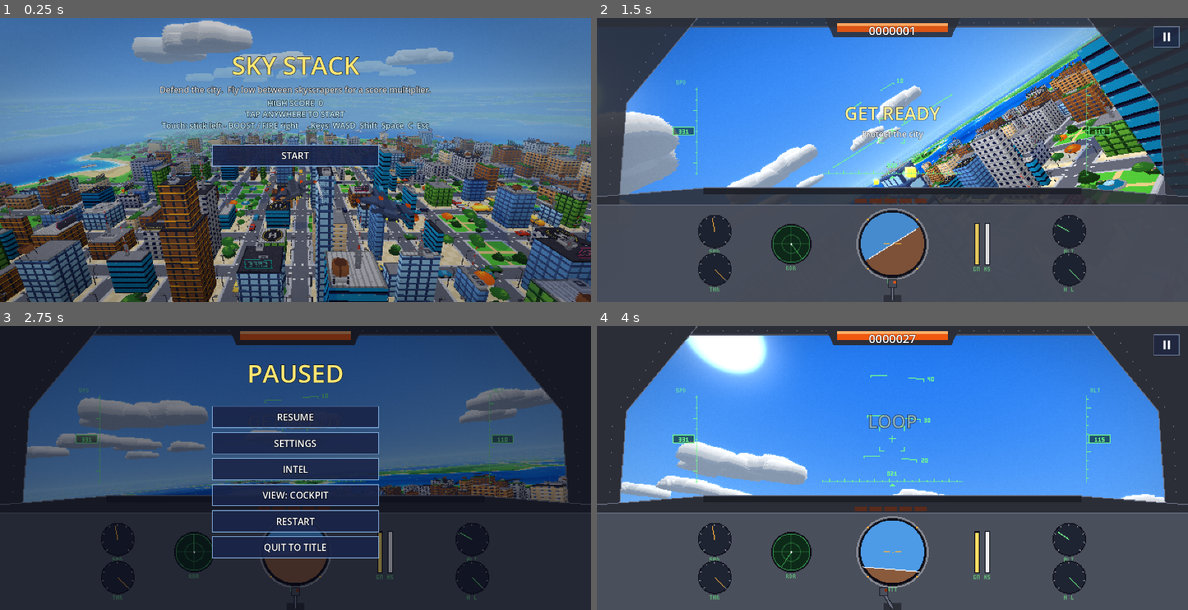
Above: before the commit, frames 1-4 (two rows, left to right).
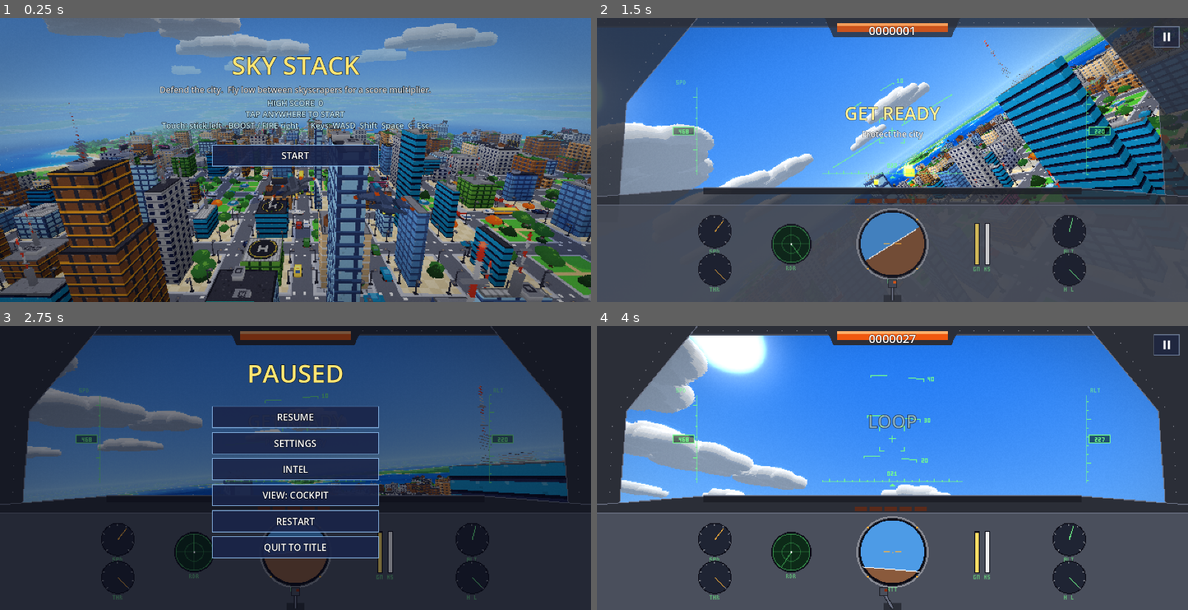
Above: after the commit, the same moments.

Repository: andriiolshevskyi7-hash/sky-stack
Game: Godot game, scene res://main.tscn
Two runs of this game, one before a commit and one after it. Both use one fixed random seed, a clock stepped at 60 frames per second and the inputs below.
Inputs (mouse positions are in pixels of both pictures, inside the frame that each line leads up to):
- Up to frame 1 (0.25 s): no input
- Up to frame 2 (1.5 s): tap Enter at 0.5 s; move the mouse to (1022, 145) at 0.52 s; hold D 0.53-1.25 s; tap C at 0.6 s; click (1022, 145) at 0.67 s; tap Space at 0.77 s; drag from (774, 174) to (862, 216) at 1.27 s
- Up to frame 3 (2.75 s): move the mouse to (354, 405) at 2.02 s; hold D from 2.03 s (still down); tap P at 2.1 s
- Up to frame 4 (4 s): release D at 2.75 s; tap Space at 2.75, 3.77 s; drag from (862, 524) to (715, 425) at 2.77 s; move the mouse to (1069, 510) at 3.52 s; hold A from 3.53 s (still down); tap L at 3.6 s

The runs differ from the first frame. In frame 1, 57% of the frame differs, in the area x 0-100%, y 0-100%; in frame 2, 19%; in frame 3, 6.9%; in frame 4, 5.6%.

Commit message:
World scale x2: city, props, traffic, islands, altitudes
- City chunks are generated in virtual units and rendered at scale 2, so
  buildings, roads, blocks, trees, lamps and props are twice as big while
  the jet keeps its size; collision/roof/chimney data converted to world
- Cars, buses, boats and ships drawn at scale 2 with doubled lanes/speeds;
  island map, forests and cloud field twice as large
- Altitudes scaled: cruise 220, ceiling 3000, ground clearance 14, low-flying
  below 150, cloud layer ~560, cloud shadows and searchlights rescaled;
  default speed 130 (saved settings migrated)
- Static props draw an in-between slice (no gaps up close); fog/far plane,
  terrain plane and streaming focus extended
- Overhead view dissolves clouds above the jet completely

Co-Authored-By: Claude Opus 5.5 <noreply@anthropic.com>
Claude-Session: https://claude.ai/code/session_01L9hRBCRnnnxvoWgFDdSWFJ

Diff:
--- a/scripts/chunk_manager.gd
+++ b/scripts/chunk_manager.gd
@@ -23,7 +23,7 @@
 
 
 func _key_at(x: float, z: float) -> Vector2i:
-	return Vector2i(floori(x / CityGen.CHUNK), floori(z / CityGen.CHUNK))
+	return Vector2i(floori(x / CityGen.WCHUNK), floori(z / CityGen.WCHUNK))
 
 
 func wanted_keys() -> Array[Vector2i]:
@@ -109,7 +109,15 @@
 
 func _finish(data: Dictionary) -> void:
 	var k: Vector2i = data["key"]
+	# geometry is in virtual units: render the chunk at world scale and convert
+	# the gameplay data (boxes, roofs, chimneys) to world units
+	for arr_name in ["boxes", "roofs", "chimneys"]:
+		var a: PackedFloat32Array = data[arr_name]
+		for i in a.size():
+			a[i] *= CityGen.S
+		data[arr_name] = a
 	var node := Node3D.new()
+	node.scale = Vector3.ONE * CityGen.S
 	node.name = "Chunk_%d_%d" % [k.x, k.y]
 	if not data["ground"].is_empty():
 		node.add_child(_mesh_node(data["ground"], Stacks.ground_mat, "Ground"))
@@ -140,9 +148,9 @@
 			var kk := k + Vector2i(dx, dz)
 			if not chunks.has(kk):
 				continue
-			var cx0 := kk.x * CityGen.CHUNK
-			var cz0 := kk.y * CityGen.CHUNK
-			if x + r + 2.0 < cx0 or x - r - 2.0 > cx0 + CityGen.CHUNK or z + r + 2.0 < cz0 or z - r - 2.0 > cz0 + CityGen.CHUNK:
+			var cx0 := kk.x * CityGen.WCHUNK
+			var cz0 := kk.y * CityGen.WCHUNK
+			if x + r + 2.0 < cx0 or x - r - 2.0 > cx0 + CityGen.WCHUNK or z + r + 2.0 < cz0 or z - r - 2.0 > cz0 + CityGen.WCHUNK:
 				continue
 			var b: PackedFloat32Array = chunks[kk]["data"]["boxes"]
 			var ids: PackedInt64Array = chunks[kk]["data"]["ids"]
--- a/scripts/city_gen.gd
+++ b/scripts/city_gen.gd
@@ -12,8 +12,14 @@
 const LOT := 48.0
 const CHUNK := 256.0
 const BPC := 4
-const JET_ALT := 110.0 # default cruise altitude (above almost every roof)
-const LOW_ALT := 75.0 # below this you are "low flying" between towers
+## The city is generated in "virtual" units and every chunk is rendered at
+## scale S, so the whole world (buildings, roads, props, islands) is S times
+## bigger than the jet. Gameplay code works in world units (the *_w helpers).
+const S := 2.0
+const WBLOCK := 64.0 * S
+const WCHUNK := 256.0 * S
+const JET_ALT := 220.0 # world: default cruise altitude (above almost every roof)
+const LOW_ALT := 150.0 # world: below this you are "low flying" between towers
 
 ## Island heightmap: 256x256 bytes tiling every 256*24 world units. 0.5 = sea
 ## level. Shared with the GPU (global "island_tex") so land/water always match.
@@ -153,6 +159,15 @@
 	return lerpf(a, b, fz) / 255.0
 
 
+## World-unit versions for gameplay code.
+static func island_hw(x: float, z: float) -> float:
+	return island_h(x / S, z / S)
+
+
+static func is_water_w(x: float, z: float) -> bool:
+	return island_h(x / S, z / S) < SEA
+
+
 static func is_land(x: float, z: float, margin: float = 0.0) -> bool:
 	return island_h(x, z) > SAND_TOP + margin
 
@@ -297,7 +312,7 @@
 
 
 static func _stack(cb: Build, sheet: String, variant: int, pos: Vector3, yaw: float, scale: float = 1.0, tint: Color = Color.WHITE) -> void:
-	cb.p.add_stack(cb.sheets[sheet], variant, pos, yaw, scale, tint)
+	cb.p.add_stack(cb.sheets[sheet], variant, pos, yaw, scale, tint, 2)
 
 
 static func _glow(cb: Build, x: float, z: float, size: float, col: Color) -> void:
@@ -457,7 +472,7 @@
 		]
 		for s in spots:
 			var yaw := atan2(-s[3], s[2])
-			cb.p.add_stack(lamp, 0, Vector3(s[0], 0.2, s[1]), yaw, 1.0, Color.WHITE)
+			cb.p.add_stack(lamp, 0, Vector3(s[0], 0.2, s[1]), yaw, 1.0, Color.WHITE, 2)
 			_glow(cb, s[0] + s[2] * 3.5, s[1] + s[3] * 3.5, 15.0, LAMP_GLOW)
 
 
--- a/scripts/clouds.gd
+++ b/scripts/clouds.gd
@@ -9,10 +9,10 @@
 ## see-through in the overhead view so they never hide the jet.
 
 const COUNT := 26
-const RANGE := 1400.0
-const BASE_Y := 280.0
-const SCALE := 3.2
-const PUFF_R := 85.0
+const RANGE := 2600.0
+const BASE_Y := 560.0
+const SCALE := 6.0
+const PUFF_R := 170.0
 
 var focus := Vector3.ZERO
 var daynight: DayNight
@@ -35,7 +35,7 @@
 	var m: ShaderMaterial = Stacks.batch_material("cloud").duplicate()
 	m.set_shader_parameter("receive_shadow", false)
 	m.set_shader_parameter("fadeable", true)
-	m.set_shader_parameter("near_fade", 140.0)
+	m.set_shader_parameter("near_fade", 260.0)
 	mat = m
 	batch = StackBatch.new().setup("cloud", COUNT * 3, m)
 	add_child(batch)
@@ -47,8 +47,8 @@
 func _noise(x: float, z: float, off: Vector2) -> float:
 	if _img == null:
 		return 0.0
-	var u := fposmod((x + off.x) / 1400.0, 1.0)
-	var v := fposmod((z + off.y) / 1400.0, 1.0)
+	var u := fposmod((x + off.x) / 2800.0, 1.0)
+	var v := fposmod((z + off.y) / 2800.0, 1.0)
 	return _img.get_pixel(int(u * 128.0) % 128, int(v * 128.0) % 128).r
 
 
@@ -79,8 +79,8 @@
 		var v := variants[i]
 		var pos := Vector3(p.x, BASE_Y, p.y)
 		batch.push_scaled(pos, 0.0, v, Color.WHITE, SCALE, SCALE)
-		batch.push_scaled(pos + Vector3(60, -4, 26), 1.2, (v + 1) % 3, Color.WHITE, SCALE * 0.75, SCALE * 0.7)
-		batch.push_scaled(pos + Vector3(-52, -2, -34), 2.5, (v + 2) % 3, Color.WHITE, SCALE * 0.7, SCALE * 0.65)
+		batch.push_scaled(pos + Vector3(120, -8, 52), 1.2, (v + 1) % 3, Color.WHITE, SCALE * 0.75, SCALE * 0.7)
+		batch.push_scaled(pos + Vector3(-104, -4, -68), 2.5, (v + 2) % 3, Color.WHITE, SCALE * 0.7, SCALE * 0.65)
 	batch.end()
 
 
--- a/scripts/daynight.gd
+++ b/scripts/daynight.gd
@@ -26,7 +26,7 @@
 const TOP_DAY := Color("2f74d6")
 const TOP_NIGHT := Color("0a0a14")
 var cloud_offset := Vector2.ZERO
-const WIND := Vector2(9.0, 4.0)
+const WIND := Vector2(18.0, 8.0)
 
 var beams: Array[MeshInstance3D] = []
 var _bt := 0.0
@@ -47,11 +47,11 @@
 func _beam_mesh() -> ArrayMesh:
 	# two crossed tapered quads, origin at the bottom, pointing +Y
 	var mb := MeshBuf.new()
-	var h := 300.0
+	var h := 600.0
 	for k in 2:
 		var ax := Vector3(1, 0, 0) if k == 0 else Vector3(0, 0, 1)
-		var w0 := 1.5
-		var w1 := 26.0
+		var w0 := 3.0
+		var w1 := 52.0
 		mb.quad(ax * -w1 + Vector3(0, h, 0), ax * w1 + Vector3(0, h, 0), ax * w0, ax * -w0,
 			Vector2(0, 0), Vector2(1, 0), Vector2(1, 1), Vector2(0, 1), Color.WHITE)
 	return mb.commit()
@@ -101,7 +101,7 @@
 func _update_beams(delta: float) -> void:
 	_bt += delta
 	var on := night > 0.05
-	var grid := 320.0
+	var grid := 640.0
 	var gx := roundf(focus.x / grid) * grid
 	var gz := roundf(focus.z / grid) * grid
 	var offs := [Vector2(0, 0), Vector2(grid, 0), Vector2(-grid, 0), Vector2(0, grid), Vector2(0, -grid)]
@@ -111,8 +111,8 @@
 		if not on:
 			continue
 		var o: Vector2 = offs[i]
-		var bx := gx + o.x + CityGen.hashf(int(gx + o.x), int(gz + o.y), 5) * 100.0 - 50.0
-		var bz := gz + o.y + CityGen.hashf(int(gx + o.x), int(gz + o.y), 6) * 100.0 - 50.0
+		var bx := gx + o.x + CityGen.hashf(int(gx + o.x), int(gz + o.y), 5) * 200.0 - 100.0
+		var bz := gz + o.y + CityGen.hashf(int(gx + o.x), int(gz + o.y), 6) * 200.0 - 100.0
 		var sweep := _bt * (0.5 + 0.13 * i) + i * 1.7
 		var tilt := 0.35 + 0.2 * sin(_bt * 0.7 + i)
 		b.global_transform = Transform3D(Basis.from_euler(Vector3(tilt, sweep, 0.0)), Vector3(bx, 0.5, bz))
--- a/scripts/enemies.gd
+++ b/scripts/enemies.gd
@@ -134,7 +134,7 @@
 				var goal := jp
 				if e.target_id >= 0:
 					e.orbit += delta * 0.9
-					goal = e.target_pos + Vector3(cos(e.orbit), 0, sin(e.orbit)) * 34.0
+					goal = e.target_pos + Vector3(cos(e.orbit), 0, sin(e.orbit)) * 70.0
 				_steer(e, goal, 2.2, delta)
 				e.pos += _forward(e.yaw) * e.speed * delta
 				if e.fire_cd <= 0.0:
@@ -219,12 +219,12 @@
 func _alt(e: E) -> float:
 	match e.type:
 		BOMBER:
-			return 160.0
+			return 320.0
 		DRONE:
-			var base := e.target_pos.y + 14.0 if e.target_id >= 0 else jet.position.y
-			return clampf(base, 25.0, 190.0) + sin(e.t * 2.0 + e.orbit) * 3.0
+			var base := e.target_pos.y + 28.0 if e.target_id >= 0 else jet.position.y
+			return clampf(base, 50.0, 380.0) + sin(e.t * 2.0 + e.orbit) * 3.0
 	# fighters follow the player's altitude
-	return clampf(jet.position.y + sin(e.t * 0.7) * 10.0, 20.0, 210.0)
+	return clampf(jet.position.y + sin(e.t * 0.7) * 20.0, 30.0, 2900.0)
 
 
 
--- a/scripts/game_camera.gd
+++ b/scripts/game_camera.gd
@@ -11,7 +11,7 @@
 enum Mode { OVERHEAD, CHASE, COCKPIT }
 const MODE_NAMES := ["OVERHEAD", "CHASE", "COCKPIT"]
 const FOV := [48.0, 62.0, 76.0]
-const FOG_FAR := [0.0, 3600.0, 3600.0]
+const FOG_FAR := [0.0, 7000.0, 7000.0]
 ## chase framing: jet width as a fraction of the screen height
 const CHASE_JET_FRAC := 0.19
 const CHASE_HEIGHT_DEG := 25.0
@@ -42,7 +42,7 @@
 func _ready() -> void:
 	projection = PROJECTION_PERSPECTIVE
 	near = 0.5
-	far = 9000.0
+	far = 16000.0
 	fov = 62.0
 	current = true
 
@@ -71,7 +71,7 @@
 		Mode.OVERHEAD:
 			var a: float = jet.yaw * overhead_follow
 			var up := Vector3(-sin(a), 0.0, -cos(a))
-			var p := jp + Vector3(0.0, 430.0, 0.0) - up * 40.0
+			var p := jp + Vector3(0.0, 560.0, 0.0) - up * 50.0
 			return Transform3D(Basis.IDENTITY, p).looking_at(jp + up * 6.0, up)
 		Mode.CHASE:
 			var f: Vector3 = jet.forward()
@@ -145,8 +145,8 @@
 	var f := -global_transform.basis.z
 	var o := global_position
 	if f.y < -0.08:
-		var t := minf(-o.y / f.y, 700.0)
+		var t := minf(-o.y / f.y, 1400.0)
 		var p := o + f * t
 		return Vector3(p.x, 0.0, p.z)
-	var p2 := o + Vector3(f.x, 0.0, f.z).normalized() * 450.0
+	var p2 := o + Vector3(f.x, 0.0, f.z).normalized() * 900.0
 	return Vector3(p2.x, 0.0, p2.z)
--- a/scripts/jet.gd
+++ b/scripts/jet.gd
@@ -27,8 +27,8 @@
 
 ## tunables (pause-menu settings)
 var cfg := {
-	"speed": 92.0, "boost": 1.8, "turn": 1.25, "bank": 52.0, "cruise": 110.0,
-	"ceiling": 1500.0, "clearance": 7.0, "crashes": true, "cannon": 300, "reload": 5.0,
+	"speed": 130.0, "boost": 1.8, "turn": 1.25, "bank": 52.0, "cruise": 220.0,
+	"ceiling": 3000.0, "clearance": 14.0, "crashes": true, "cannon": 300, "reload": 5.0,
 }
 
 var yaw := 0.0
@@ -158,7 +158,7 @@
 func loop(front: bool = false) -> void:
 	if not alive or man == M_LOOP or man == M_FRONT:
 		return
-	if front and position.y < 170.0:
+	if front and position.y < 200.0:
 		return
 	man = M_FRONT if front else M_LOOP
 	man_t = 0.0
@@ -230,7 +230,7 @@
 		else:
 			_flip_hold = 0.0
 		# eject: hold a dive into the ground with boost off
-		if not autopilot and bool(cfg["crashes"]) and not boosting and pitch_in < -0.85 and position.y < 40.0:
+		if not autopilot and bool(cfg["crashes"]) and not boosting and pitch_in < -0.85 and position.y < 60.0:
 			_eject_hold += delta
 			if _eject_hold > 0.45:
 				_eject_hold = 0.0
@@ -273,8 +273,8 @@
 				hit_building.emit(12.0)
 				if fx != null:
 					fx.sparks(position - Vector3(n.x, 0, n.y) * RADIUS, 20)
-		near_tall = chunks.nearest_tall(position.x, position.z, position.y - 6.0, 60.0)
-		if position.y < CityGen.LOW_ALT and near_tall < 26.0:
+		near_tall = chunks.nearest_tall(position.x, position.z, position.y - 6.0, 90.0)
+		if position.y < CityGen.LOW_ALT and near_tall < 44.0:
 			lowfly_time += delta
 			lowfly_grace = 1.2
 		else:
@@ -309,8 +309,8 @@
 			trails.add(1, position + vb * Vector3(17.0, 3.0, 9.0))
 		fx.afterburner(position + vb * Vector3(0.0, 2.5, 20.0), forward3(), boosting)
 		# sea spray when skimming the water
-		if position.y < 30.0 and CityGen.is_water(position.x, position.z):
-			fx.spray(Vector3(position.x, 0.5, position.z) - forward() * 10.0, 1.0 - position.y / 30.0)
+		if position.y < 45.0 and CityGen.is_water_w(position.x, position.z):
+			fx.spray(Vector3(position.x, 0.5, position.z) - forward() * 10.0, 1.0 - position.y / 45.0)
 	# ---- visual
 	stack.basis = visual_basis()
 	stack.bank = 0.0
--- a/scripts/main.gd
+++ b/scripts/main.gd
@@ -89,13 +89,13 @@
 	terrain = MeshInstance3D.new()
 	terrain.name = "Terrain"
 	var plane := PlaneMesh.new()
-	plane.size = Vector2(20000, 20000)
+	plane.size = Vector2(40000, 40000)
 	terrain.mesh = plane
 	var tmat := ShaderMaterial.new()
 	tmat.shader = preload("res://shaders/terrain.gdshader")
 	terrain.material_override = tmat
 	terrain.cast_shadow = GeometryInstance3D.SHADOW_CASTING_SETTING_OFF
-	terrain.custom_aabb = AABB(Vector3(-10000, -10, -10000), Vector3(20000, 20, 20000))
+	terrain.custom_aabb = AABB(Vector3(-20000, -10, -20000), Vector3(40000, 20, 40000))
 	world.add_child(terrain)
 
 	chunks = ChunkManager.new()
@@ -281,8 +281,10 @@
 	var gf := ground_focus()
 	chunks.focus = gf
 	traffic.focus = gf
-	terrain.position = Vector3(snappedf(gf.x, 64.0), 0.0, snappedf(gf.z, 64.0))
-	clouds.opacity = lerpf(clouds.opacity, 0.35 if cam.mode == GameCamera.Mode.OVERHEAD else 1.0, 1.0 - exp(-delta * 3.0))
+	terrain.position = Vector3(snappedf(gf.x, 256.0), 0.0, snappedf(gf.z, 256.0))
+	var over := cam.mode == GameCamera.Mode.OVERHEAD
+	clouds.opacity = lerpf(clouds.opacity, 0.5 if over else 1.0, 1.0 - exp(-delta * 3.0))
+	clouds.mat.set_shader_parameter("near_fade", 700.0 if over else 260.0)
 	fx.clear_columns_far(cam.focus, 900.0)
 	daynight.focus = gf
 	clouds.focus = gf
@@ -713,7 +715,7 @@
 	tutorial.step = 99 # pause the wave director while testing
 	enemies.clear()
 	jet.autopilot = false
-	jet.position.y = 200.0
+	jet.position.y = 320.0
 	jet.pitch = 0.0
 	jet.turn_rate = 0.0
 	jet.man = Jet.M_NONE
@@ -738,7 +740,7 @@
 	var d0 := missiles.dodges
 	missiles.fire_enemy(jet.position - jet.forward() * 200.0)
 	var rolled := false
-	for i in 300:
+	for i in 900:
 		await t.get_tree().process_frame
 		if not rolled and missiles.incoming_t < 0.35:
 			jet.barrel_roll()
@@ -777,7 +779,7 @@
 	tutorial.stop()
 	# --- settings apply live (and defaults match the spec)
 	var d := SettingsScreen.defaults()
-	if d["speed"] != 92.0 or d["cruise"] != 110.0 or d["missiles"] != 6.0 or d["islands"] != 0.33 or d["glow"] != 0.8:
+	if d["speed"] != 130.0 or d["cruise"] != 220.0 or d["missiles"] != 6.0 or d["islands"] != 0.33 or d["glow"] != 0.8:
 		errs.append("settings defaults differ from the spec")
 	settings_ui.set_value("speed", 150.0)
 	if float(jet.cfg["speed"]) != 150.0:
--- a/scripts/missiles.gd
+++ b/scripts/missiles.gd
@@ -6,7 +6,7 @@
 const MAX := 40
 const LOCK_TIME := 0.8
 const LOCK_CONE := 0.25
-const LOCK_RANGE := 650.0
+const LOCK_RANGE := 900.0
 
 class M:
 	var active := false
--- a/scripts/save.gd
+++ b/scripts/save.gd
@@ -2,6 +2,7 @@
 ## Autoload "Save": high score + all settings in user://save.cfg
 
 const PATH := "user://save.cfg"
+const VERSION := 2
 var high_score := 0
 var settings := {}
 
@@ -33,9 +34,14 @@
 	if cf.load(PATH) == OK:
 		high_score = cf.get_value("game", "high_score", 0)
 		var saved: Dictionary = cf.get_value("settings", "values", {})
+		var ver: int = cf.get_value("settings", "version", 1)
 		for k in saved:
 			if settings.has(k):
 				settings[k] = saved[k]
+		if ver < VERSION:
+			# world became 2x bigger: altitudes/speed defaults changed
+			for k in ["speed", "cruise", "ceiling", "clearance"]:
+				settings[k] = SettingsScreen.defaults()[k]
 	apply()
 
 
@@ -47,6 +53,7 @@
 	var cf := ConfigFile.new()
 	cf.set_value("game", "high_score", high_score)
 	cf.set_value("settings", "values", settings)
+	cf.set_value("settings", "version", VERSION)
 	cf.save(PATH)
 
 
--- a/scripts/settings.gd
+++ b/scripts/settings.gd
@@ -10,13 +10,13 @@
 
 ## [section, key, label, type, default, a, b, step]  type: f = slider, b = toggle, c = choice (a = options)
 const SCHEMA := [
-	["FLIGHT", "speed", "Speed", "f", 92.0, 40.0, 200.0, 1.0],
+	["FLIGHT", "speed", "Speed", "f", 130.0, 40.0, 300.0, 1.0],
 	["FLIGHT", "boost", "Thruster boost (x speed while held)", "f", 1.8, 1.0, 3.0, 0.05],
 	["FLIGHT", "turn", "Turn rate", "f", 1.25, 0.5, 3.0, 0.05],
 	["FLIGHT", "bank", "Bank angle", "f", 52.0, 0.0, 85.0, 1.0],
-	["FLIGHT", "cruise", "Cruising altitude", "f", 110.0, 30.0, 400.0, 5.0],
-	["FLIGHT", "ceiling", "Ceiling (highest it climbs)", "f", 1500.0, 200.0, 3000.0, 50.0],
-	["FLIGHT", "clearance", "Ground clearance (lowest it skims)", "f", 7.0, 2.0, 40.0, 1.0],
+	["FLIGHT", "cruise", "Cruising altitude", "f", 220.0, 60.0, 800.0, 10.0],
+	["FLIGHT", "ceiling", "Ceiling (highest it climbs)", "f", 3000.0, 400.0, 6000.0, 100.0],
+	["FLIGHT", "clearance", "Ground clearance (lowest it skims)", "f", 14.0, 4.0, 80.0, 1.0],
 	["FLIGHT", "wingmen", "Wingmen", "f", 1.0, 0.0, 3.0, 1.0],
 	["FLIGHT", "invert", "Invert climb/dive (drag up climbs)", "b", false],
 	["FLIGHT", "crashes", "Crashes (dive into the ground to eject)", "b", true],
--- a/scripts/traffic.gd
+++ b/scripts/traffic.gd
@@ -5,8 +5,8 @@
 ## boats/ships cruising the ocean between the islands. Pooled + instanced.
 
 const CARS := 150
-const RADIUS := 430.0
-const LANE := 4.0
+const RADIUS := 760.0
+const LANE := 4.0 * CityGen.S
 
 var focus := Vector3.ZERO
 var rng := RandomNumberGenerator.new()
@@ -70,11 +70,11 @@
 ## Cached version of CityGen.is_drivable (main thread only).
 func _drivable(x: float, z: float, along_x: bool) -> bool:
 	if along_x:
-		var row := roundi(z / CityGen.BLOCK)
-		var bx := floori(x / CityGen.BLOCK)
+		var row := roundi(z / CityGen.WBLOCK)
+		var bx := floori(x / CityGen.WBLOCK)
 		return _is_urban(bx, row - 1) or _is_urban(bx, row)
-	var col := roundi(x / CityGen.BLOCK)
-	var bz := floori(z / CityGen.BLOCK)
+	var col := roundi(x / CityGen.WBLOCK)
+	var bz := floori(z / CityGen.WBLOCK)
 	return _is_urban(col - 1, bz) or _is_urban(col, bz)
 
 
@@ -92,21 +92,21 @@
 		var across := rng.randf_range(-RADIUS, RADIUS)
 		var p: Vector3
 		if axis == 0:
-			var row := roundi((focus.z + across) / CityGen.BLOCK)
-			p = Vector3(focus.x + along, 0.0, row * CityGen.BLOCK + LANE * dir)
-		else:
-			var col := roundi((focus.x + across) / CityGen.BLOCK)
-			p = Vector3(col * CityGen.BLOCK - LANE * dir, 0.0, focus.z + along)
+			var row := roundi((focus.z + across) / CityGen.WBLOCK)
+			p = Vector3(focus.x + along, 0.0, row * CityGen.WBLOCK + LANE * dir)
+		else:
+			var col := roundi((focus.x + across) / CityGen.WBLOCK)
+			p = Vector3(col * CityGen.WBLOCK - LANE * dir, 0.0, focus.z + along)
 		if not _drivable(p.x, p.z, axis == 0):
 			continue
 		c_pos[i] = p
 		c_axis[i] = axis
 		c_dir[i] = dir
 		c_bus[i] = 1 if rng.randf() < 0.12 else 0
-		c_speed[i] = rng.randf_range(16.0, 30.0) * (0.75 if c_bus[i] == 1 else 1.0)
+		c_speed[i] = rng.randf_range(32.0, 60.0) * (0.75 if c_bus[i] == 1 else 1.0)
 		c_var[i] = rng.randi() % (2 if c_bus[i] == 1 else 6)
 		var a := p.x if axis == 0 else p.z
-		c_next[i] = (floorf(a / CityGen.BLOCK) + (1.0 if dir > 0.0 else 0.0)) * CityGen.BLOCK
+		c_next[i] = (floorf(a / CityGen.WBLOCK) + (1.0 if dir > 0.0 else 0.0)) * CityGen.WBLOCK
 		return
 	c_speed[i] = 0.0
 	c_pos[i] = Vector3(0, -999, 0)
@@ -137,7 +137,7 @@
 		var crossed := (dir > 0.0 and na >= c_next[i]) or (dir < 0.0 and na <= c_next[i])
 		if crossed:
 			var inter := c_next[i]
-			c_next[i] += CityGen.BLOCK * dir
+			c_next[i] += CityGen.WBLOCK * dir
 			var r := rng.randf()
 			if r < 0.3:
 				# turn onto the crossing street (right-hand traffic lanes)
@@ -155,7 +155,7 @@
 					c_dir[i] = new_dir
 					p = np
 					var aa := p.x if new_axis == 0 else p.z
-					c_next[i] = (floorf(aa / CityGen.BLOCK) + (1.0 if new_dir > 0.0 else 0.0)) * CityGen.BLOCK
+					c_next[i] = (floorf(aa / CityGen.WBLOCK) + (1.0 if new_dir > 0.0 else 0.0)) * CityGen.WBLOCK
 					c_pos[i] = p
 					axis = new_axis
 					dir = new_dir
@@ -174,14 +174,14 @@
 			else:
 				p.x -= LANE * 2.0 * dir
 			var a2 := p.x if axis == 0 else p.z
-			c_next[i] = (floorf(a2 / CityGen.BLOCK) + (1.0 if dir > 0.0 else 0.0)) * CityGen.BLOCK
-		p.y = 0.35
+			c_next[i] = (floorf(a2 / CityGen.WBLOCK) + (1.0 if dir > 0.0 else 0.0)) * CityGen.WBLOCK
+		p.y = 0.7
 		c_pos[i] = p
 		active_cars += 1
 		if c_bus[i] == 1:
-			bus_batch.push(p, _yaw(axis, dir), c_var[i])
-		else:
-			car_batch.push(p, _yaw(axis, dir), c_var[i])
+			bus_batch.push(p, _yaw(axis, dir), c_var[i], Color.WHITE, 0.0, 0.0, CityGen.S)
+		else:
+			car_batch.push(p, _yaw(axis, dir), c_var[i], Color.WHITE, 0.0, 0.0, CityGen.S)
 	car_batch.end()
 	bus_batch.end()
 
@@ -195,31 +195,31 @@
 		var arr: Array[Vector4] = sea_boats if big else river_boats
 		var k := i - river_boats.size() if big else i
 		var b := arr[k]
-		if b.w < 0.0 or Vector2(b.x - focus.x, b.y - focus.z).length() > 700.0:
+		if b.w < 0.0 or Vector2(b.x - focus.x, b.y - focus.z).length() > 1200.0:
 			b.w = -1.0
 			for attempt in 6:
 				var a := rng.randf() * TAU
-				var r := rng.randf_range(150.0, 650.0)
+				var r := rng.randf_range(250.0, 1100.0)
 				var px := focus.x + cos(a) * r
 				var pz := focus.z + sin(a) * r
-				if CityGen.island_h(px, pz) < (0.42 if big else 0.47):
-					b = Vector4(px, pz, rng.randf() * TAU, rng.randf_range(14.0, 22.0) if big else rng.randf_range(18.0, 34.0))
+				if CityGen.island_hw(px, pz) < (0.42 if big else 0.47):
+					b = Vector4(px, pz, rng.randf() * TAU, rng.randf_range(28.0, 44.0) if big else rng.randf_range(36.0, 68.0))
 					break
 			if b.w < 0.0:
 				arr[k] = b
 				continue
 		var fwd := Vector2(-sin(b.z), -cos(b.z))
-		var ahead := Vector2(b.x, b.y) + fwd * (70.0 if big else 30.0)
-		if CityGen.island_h(ahead.x, ahead.y) > 0.46:
+		var ahead := Vector2(b.x, b.y) + fwd * (140.0 if big else 60.0)
+		if CityGen.island_hw(ahead.x, ahead.y) > 0.46:
 			b.z += delta * 1.2 # steer away from the shore
 		b.x += fwd.x * b.w * delta
 		b.y += fwd.y * b.w * delta
 		arr[k] = b
 		if big:
-			ship_batch.push(Vector3(b.x, 0.4, b.y), b.z, 0)
-		else:
-			boat_batch.push(Vector3(b.x, 0.4, b.y), b.z, k % 2)
+			ship_batch.push(Vector3(b.x, 0.6, b.y), b.z, 0, Color.WHITE, 0.0, 0.0, CityGen.S)
+		else:
+			boat_batch.push(Vector3(b.x, 0.6, b.y), b.z, k % 2, Color.WHITE, 0.0, 0.0, CityGen.S)
 			if fx != null and Engine.get_process_frames() % 4 == 0:
-				fx.wake(Vector3(b.x, 0.3, b.y) - Vector3(fwd.x, 0, fwd.y) * 16.0)
+				fx.wake(Vector3(b.x, 0.5, b.y) - Vector3(fwd.x, 0, fwd.y) * 32.0)
 	boat_batch.end()
 	ship_batch.end()
--- a/shaders/terrain.gdshader
+++ b/shaders/terrain.gdshader
@@ -24,7 +24,7 @@
 
 void fragment() {
 	vec2 p = floor(wpos.xz) + 0.5; // one terrain sample per world unit = crisp pixels
-	float h = island_h(p);
+	float h = island_h(p * 0.5); // map is in virtual units (world scale 2)
 	vec3 col;
 	if (h < 0.5) {
 		float depth = 0.5 - h;
@@ -43,7 +43,7 @@
 	} else if (h < 0.525) {
 		col = h < 0.506 ? SAND_WET : SAND;
 	} else {
-		float f = texture(cloud_tex, fract(p / 2200.0 + vec2(0.37, 0.61))).r;
+		float f = texture(cloud_tex, fract(p / 4400.0 + vec2(0.37, 0.61))).r;
 		col = f > 0.55 ? FOREST : (h < 0.535 ? GRASS_LIGHT : GRASS);
 	}
 	ALBEDO = fogged(lit(col, wpos), wpos);
--- a/tests/run_tests.gd
+++ b/tests/run_tests.gd
@@ -86,7 +86,7 @@
 			var bx: PackedFloat32Array = c["boxes"]
 			total_boxes += bx.size() / 5
 			for i in bx.size() / 5:
-				if bx[i * 5 + 4] > CityGen.LOW_ALT:
+				if bx[i * 5 + 4] > CityGen.LOW_ALT / CityGen.S:
 					tall += 1
 	var ms := Time.get_ticks_msec() - t0
 	check(total_boxes > 60, "5x5 chunks around the origin contain a city (%d buildings)" % total_boxes)
Not shown, changed: shaders/common.gdshaderinc
